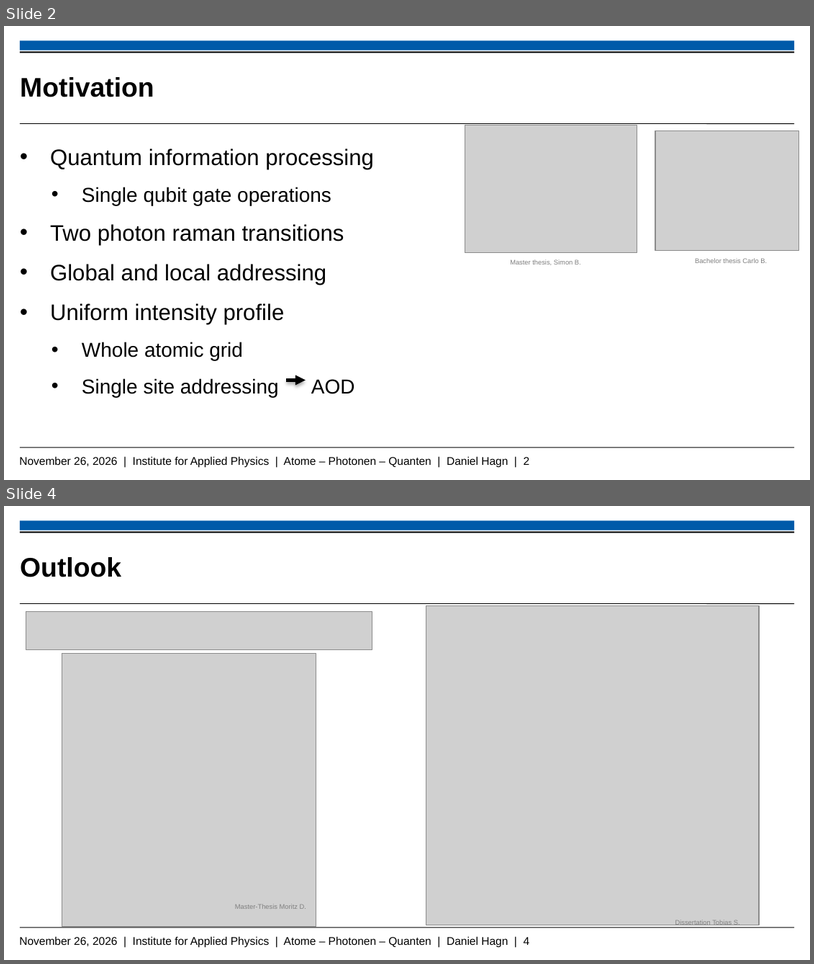
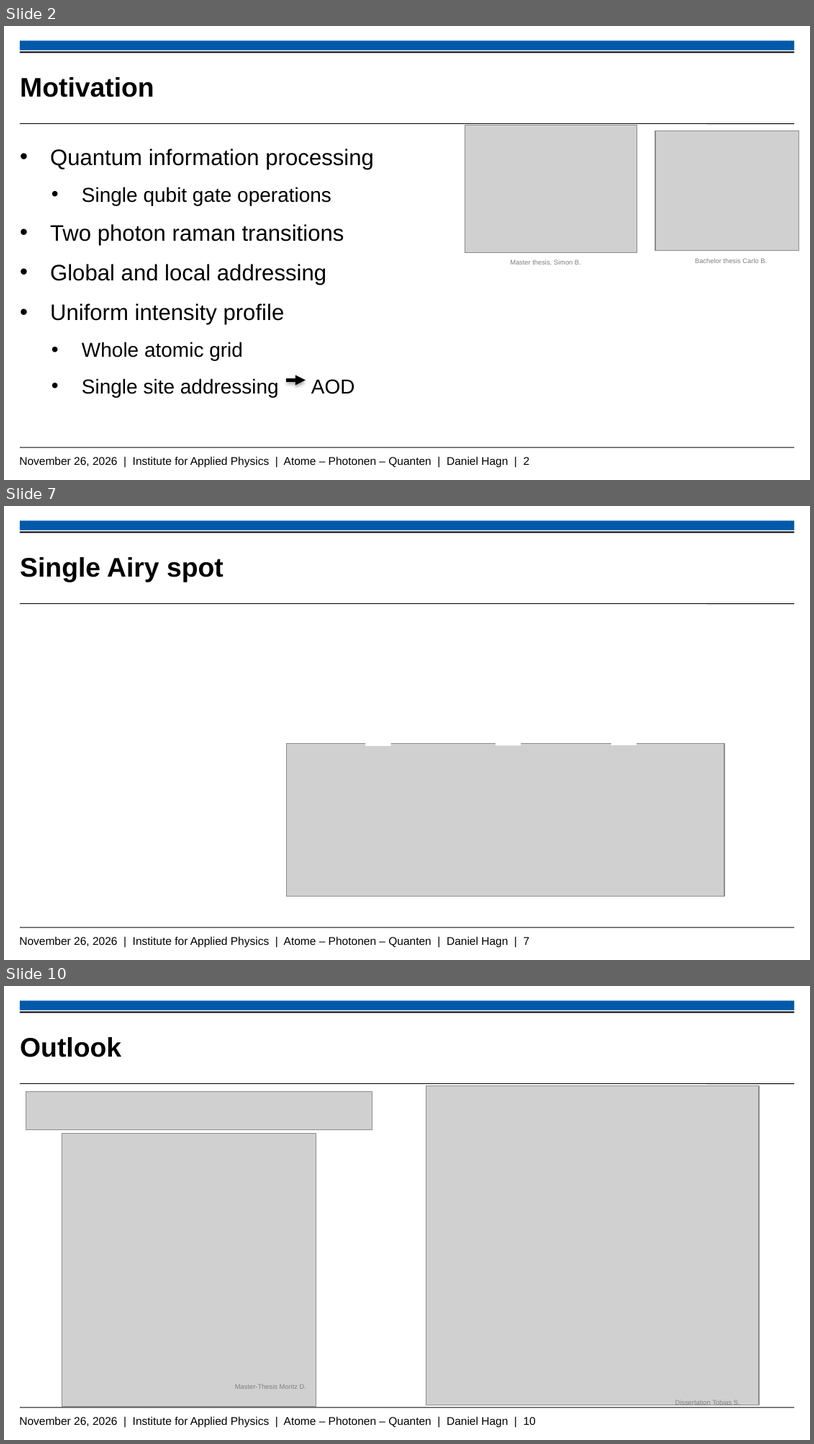
Before and after one commit to Daniel-Hagn-physik/Masterthesis_Backup, a slide deck: Hagn_Daniel_Mastervortrag.pptx. Shown one above the other, each under a label of ours: slides 2 and 4 before the commit, slides 2, 7 and 10 after it; the slides between them are not shown. The pictures are 814x964 and 814x1444 pixels, drawn with LibreOffice and Linux fonts; fonts in the diff are those of the drawing; grey boxes stand for pictures; background and template pictures are left out. Boxes give left, top, right and bottom in pixels: in the first picture for what was removed or moved away, otherwise in the second. Text is boxed around its words. In the diff, an @@ line names an element or a change of style, - is before the commit and + after.

```diff
--- a/Hagn_Daniel_Mastervortrag.pptx
+++ b/Hagn_Daniel_Mastervortrag.pptx
@@ slide 7 added at box(4, 506, 810, 960), background #FFFFFF; not listed: 5 template elements that a slide beside it also shows @@
@@ title added at box(20, 557, 224, 582), 24 pt, text #000000, bold @@
+Single Airy spot
@@ group added at box(286, 741, 724, 896): 3 rectangles, 1 picture @@
@@ what was slide 4 is now slide 10 @@
@@ text at box(19, 1416, 536, 1427): text changed @@
-November 26, 2026 | Institute for Applied Physics | Atome – Photonen – Quanten | Daniel Hagn | 4
+November 26, 2026 | Institute for Applied Physics | Atome – Photonen – Quanten | Daniel Hagn | 10
```
Also in this commit, not shown: 6 other slides added, 2 other files.
